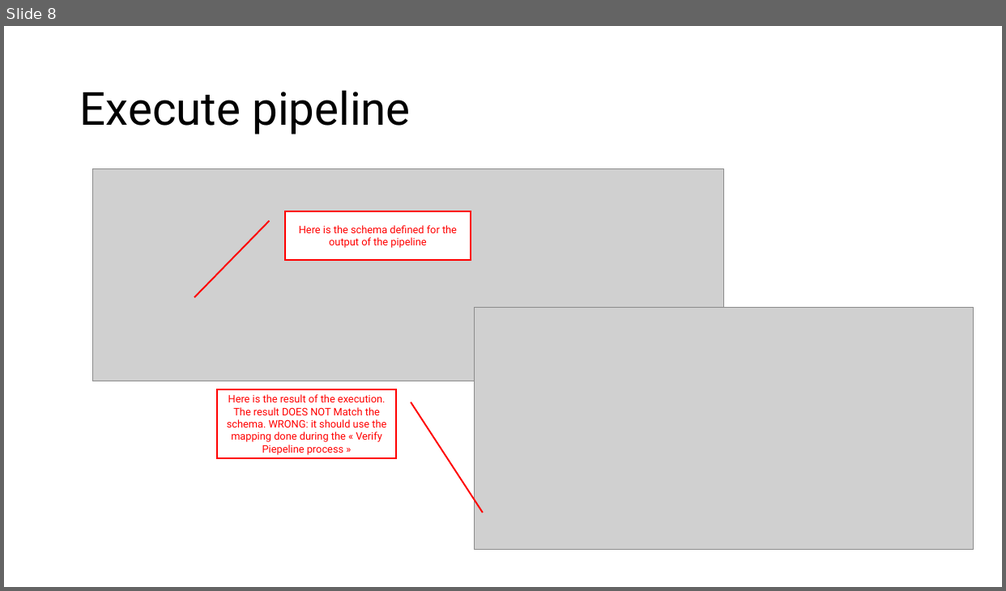
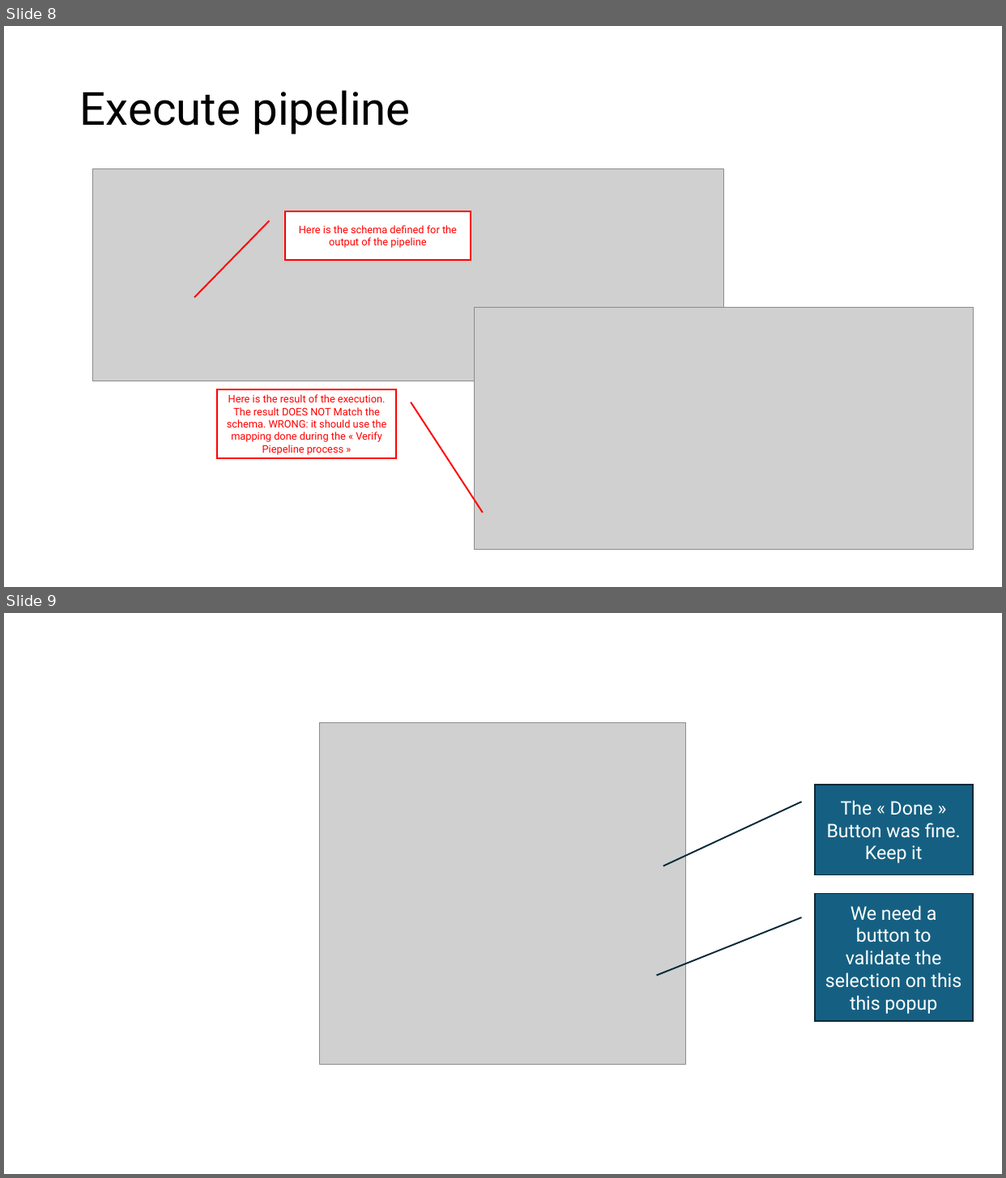
Before and after one commit to opolet2b/ArchVantage, a slide deck: Specs/Mockup.pptx. Shown one above the other, each under a label of ours: slide 8 before the commit, slides 8 and 9 after it. The pictures are 1006x591 and 1006x1178 pixels, drawn with LibreOffice and Linux fonts; fonts in the diff are those of the drawing; grey boxes stand for pictures. Boxes give left, top, right and bottom in pixels: in the first picture for what was removed or moved away, otherwise in the second. Text is boxed around its words. In the diff, an @@ line names an element or a change of style, - is before the commit and + after.

```diff
--- a/Specs/Mockup.pptx
+++ b/Specs/Mockup.pptx
@@ slide 9 added at bbox=[4, 613, 1002, 1174], background #FFFFFF @@
@@ picture added at bbox=[320, 723, 686, 1064] @@
@@ border callout added at bbox=[815, 786, 973, 875], fill #156082, outline #092A39 1.5 pt, 18 pt, text #FFFFFF @@
+The « Done » Button was fine. Keep it
@@ border callout added at bbox=[815, 894, 973, 1022], fill #156082, outline #092A39 1.5 pt, 18 pt, text #FFFFFF @@
+We need a button to validate the selection on this this popup
```
Also in this commit, not shown: 24 other files.
